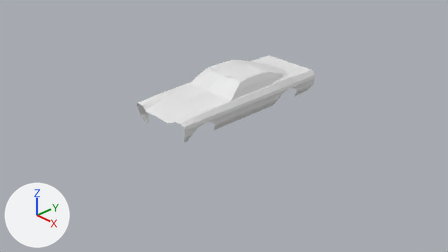
A saved change to the Blender file Mustang/mustang.blend.
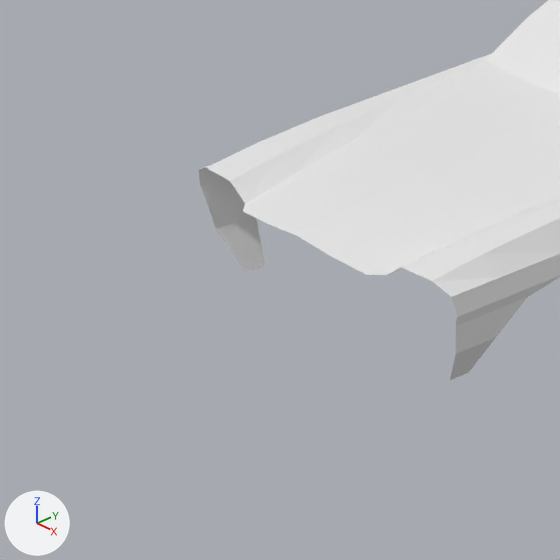
Old and new are each drawn from the file's camera 'Camera' and again close up on the part from 22% to 46% of the width and 29% to 70% of the height. Arrows for +X, +Y and +Z are at lower left; the lights stay in place.
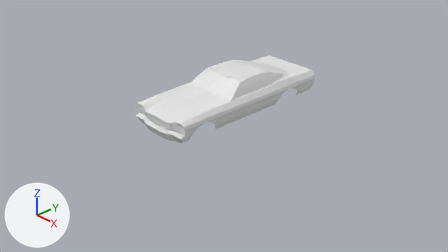
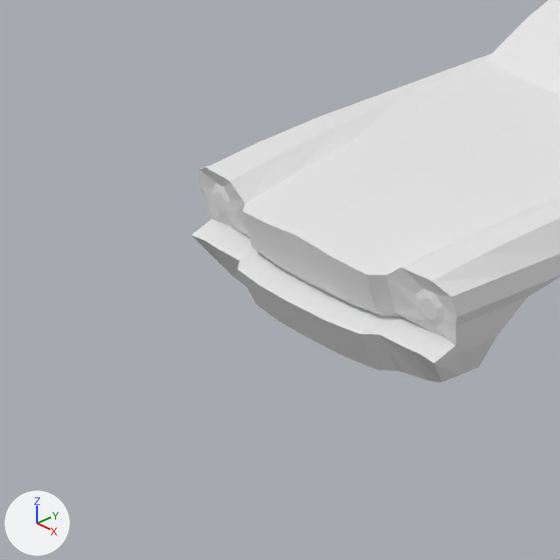
Where the change shows, as pixel boxes (x1, y1, x2, y2) in the close-ups (560 x 560 px):
'Circle', reshaped: before (199, 0, 560, 380); after (191, 0, 560, 382)
part 1 of me_circle, built on: before (205, 188, 526, 380); after (191, 168, 526, 382)

Patch to the scene script:
```diff
--- a/Mustang/mustang.blend.py
+++ b/Mustang/mustang.blend.py
@@ me_circle @@
 # used by ob_circle; location = (0.0, 0.0, 0.0)
-me_circle.from_pydata(...)  # 155 vertices, 130 faces; spans x 0.0..0.63, y -1.52..1.79, z 0.27..0.99
+me_circle.from_pydata(...)  # 206 vertices, 178 faces; spans x 0.0..0.63, y -1.55..1.79, z 0.27..0.99
+# me_circle part 1
+# 1 face is deleted
+# 6 vertices in x 0.5, y -0.7..0.76, z 0.27 move by (0.05, 0.0, 0.04)
+# 2 vertices move from x 0.5, y -1.35..-1.28, z 0.28 to x 0.55, y -1.35..-1.28, z 0.31
+# 46 vertices are added at x 0.0..0.6, y -1.55..-1.17, z 0.27..0.6
+# 5 new vertices lie (0.0, 0.09, 0.03) away from vertices in x 0.16..0.6, y -1.55..-1.48, z 0.42
+# 49 new faces join them
```
